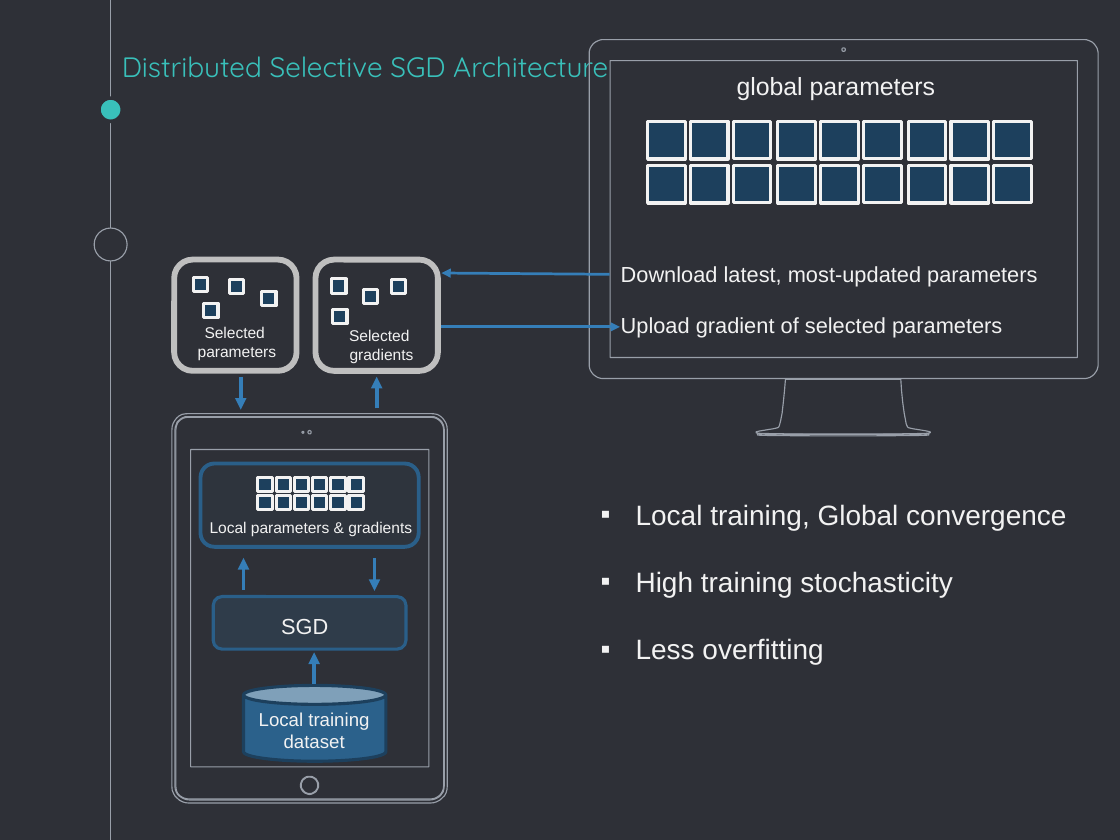
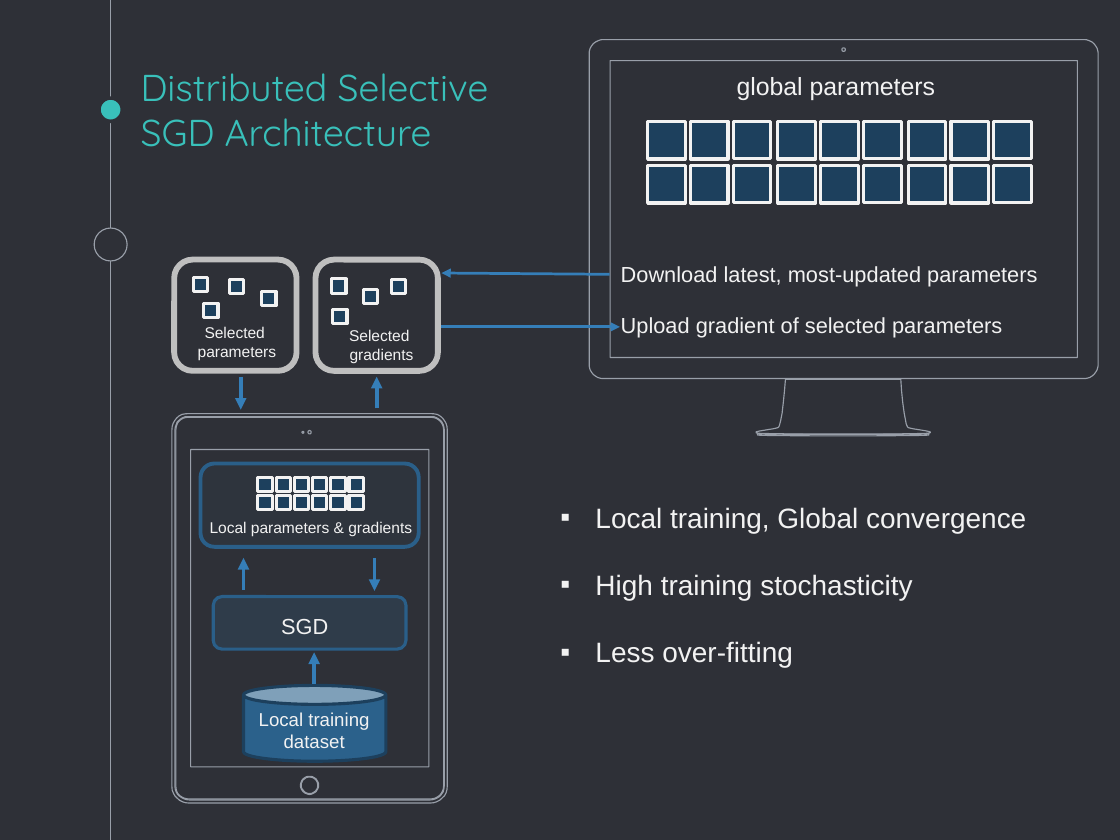
Before and after one commit to vaibhav90/Reading_Exam, a slide deck: slide 13 of Presentation/Eleanor.pptx. Drawn at 1120x840 pixels with LibreOffice and Linux fonts; fonts in the diff are those of the drawing. Boxes give left, top, right and bottom in pixels: in the first picture for what was removed or moved away, otherwise in the second. Text is boxed around its words. In the diff, an @@ line names an element or a change of style, - is before the commit and + after.

Commit message:
ppt up

```diff
--- a/Presentation/Eleanor.pptx
+++ b/Presentation/Eleanor.pptx
@@ title "Distributed Selective SGD Architecture": place and size @@
-title "Distributed Selective SGD Architecture" at (122,49,608,86)
+title "Distributed Selective SGD Architecture" at (141,73,489,147)
@@ title "Distributed Selective SGD Architecture" at (141,73,489,147): size 18 to 24 pt @@
@@ text "Local training, Global convergence": place and size @@
-text "Local training, Global convergence" at (636,504,1066,664)
+text "Local training, Global convergence" at (595,507,1026,667)
@@ text at (595,641,793,667): text changed @@
-▪ Less overfitting
+▪ Less over-fitting
```
Also in this commit, not shown: 13 other slides changed, 4 slides removed.
